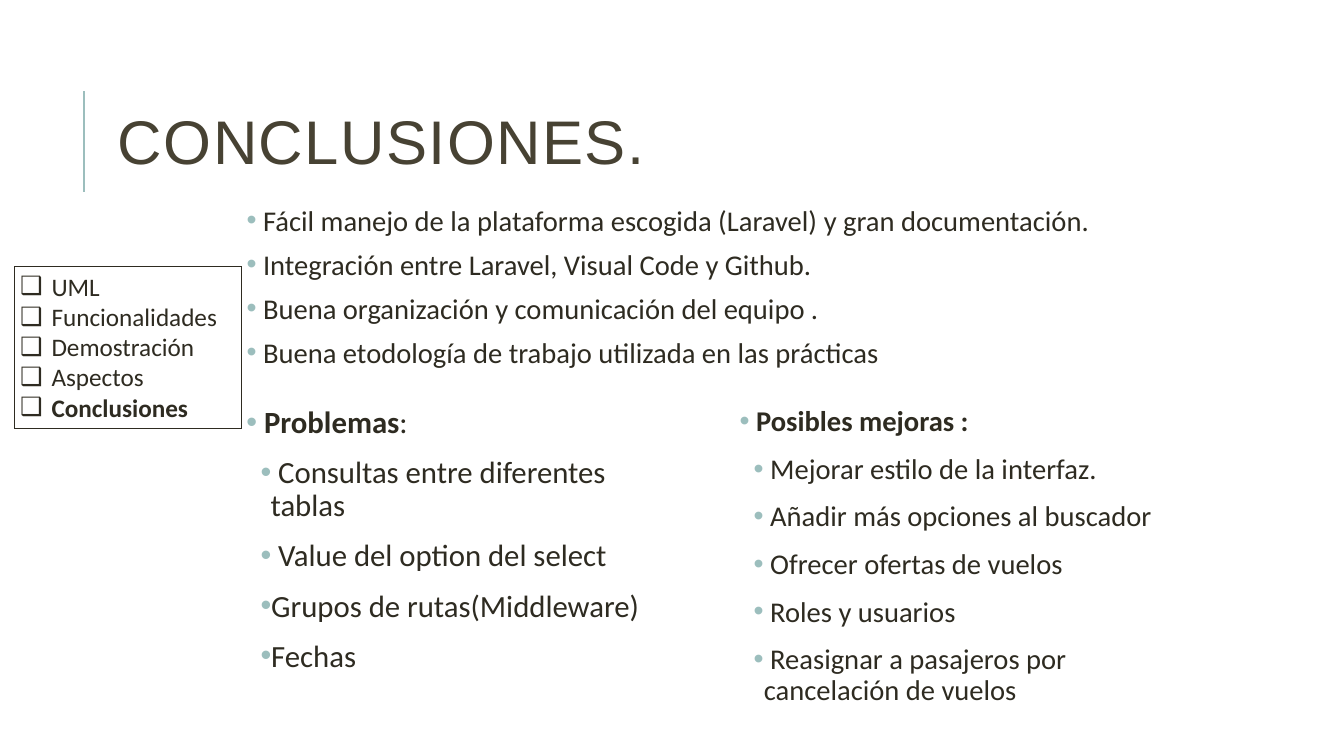
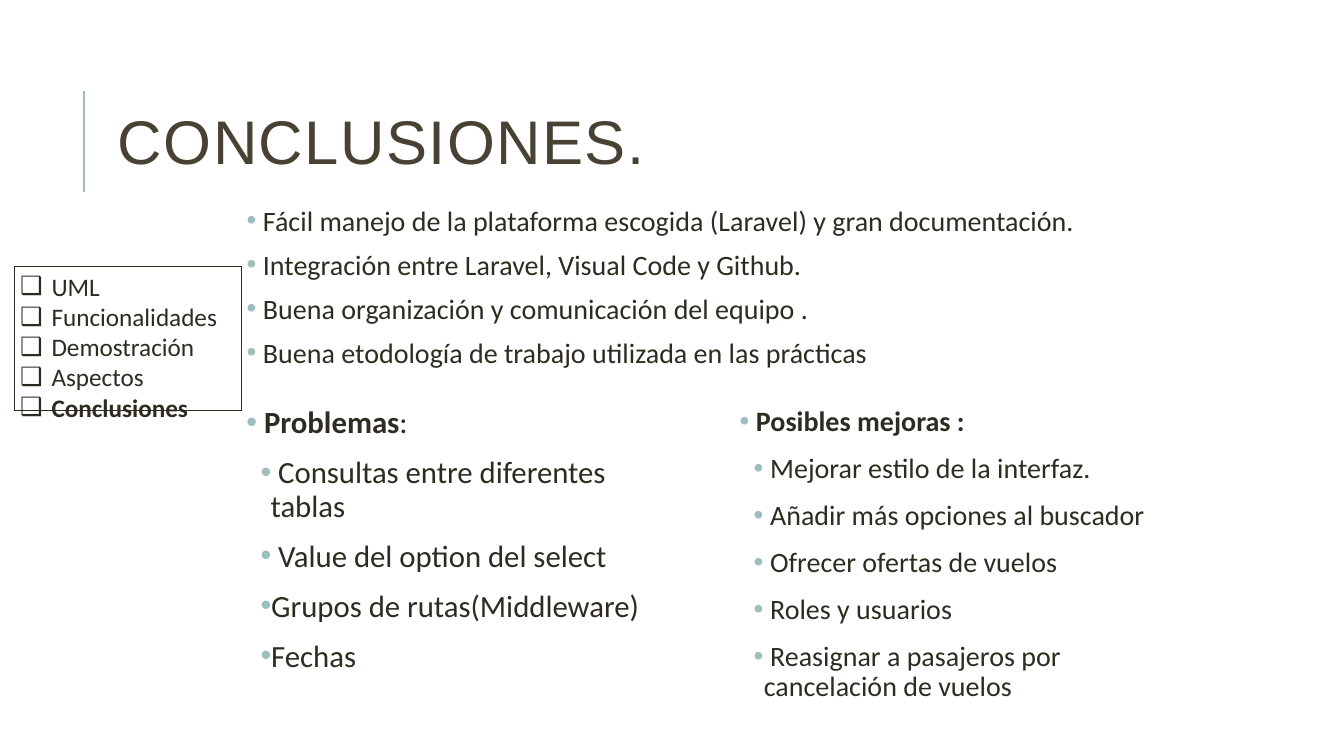
Before and after one commit to danielallhoff/M17-G4-AirDSS, a slide deck: slide 25 of AIRDSS.pptx (slide 21 before the commit). Drawn at 1344x756 pixels with LibreOffice and Linux fonts; fonts in the diff are those of the drawing. Boxes give left, top, right and bottom in pixels: in the first picture for what was removed or moved away, otherwise in the second. Text is boxed around its words. In the diff, an @@ line names an element or a change of style, - is before the commit and + after.

```diff
--- a/AIRDSS.pptx
+++ b/AIRDSS.pptx
@@ text "Fácil manejo de la plataforma ..." at (x1=263, y1=210, x2=1073, y2=368): size 20.4 to 20 pt; line spacing 0.8 to 0.81 @@
@@ rectangle "UML" resized from (x1=15, y1=266, x2=242, y2=430) to (x1=15, y1=266, x2=242, y2=410) @@
@@ text "Posibles mejoras :" at (x1=756, y1=411, x2=1090, y2=696): size 20.4 to 20 pt @@
```
Also in this commit, not shown: 19 other slides changed, 4 slides added.
